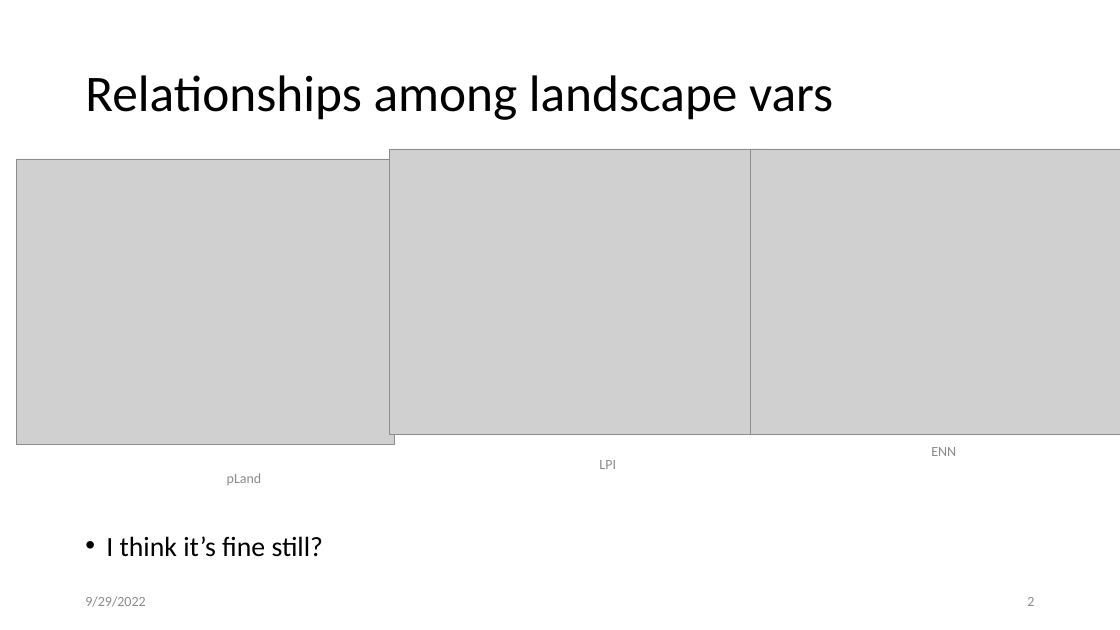
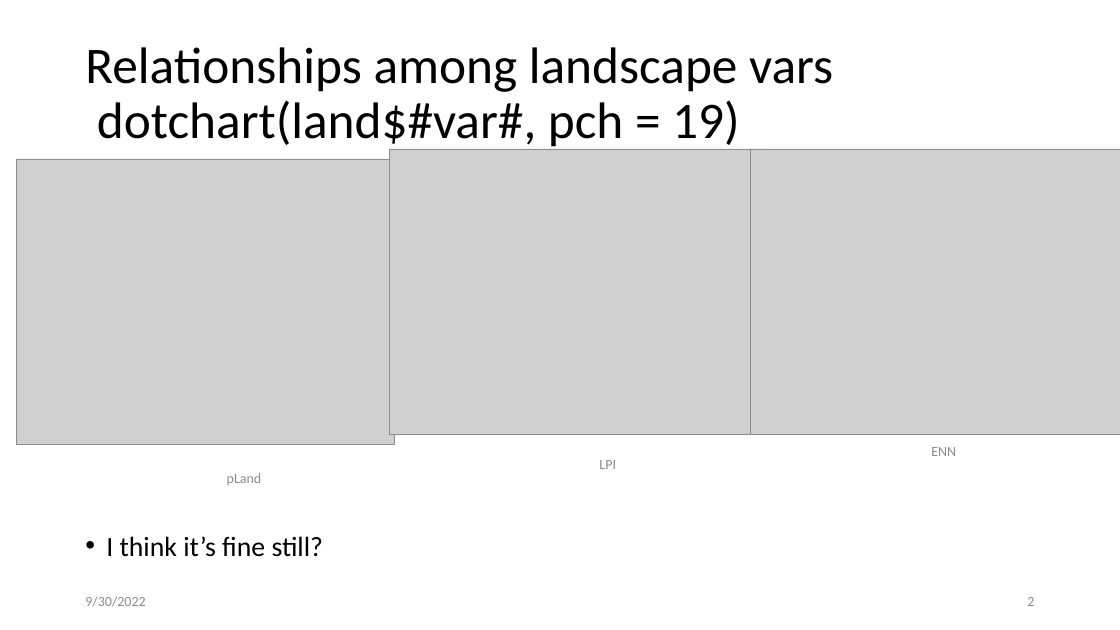
Before and after one commit to kiperry/Ohio_Bees, a slide deck: slide 2 of Changes I have made for local analysis.pptx. Drawn at 1120x630 pixels with LibreOffice and Linux fonts; fonts in the diff are those of the drawing; grey boxes stand for pictures. Boxes give left, top, right and bottom in pixels: in the first picture for what was removed or moved away, otherwise in the second. Text is boxed around its words. In the diff, an @@ line names an element or a change of style, - is before the commit and + after.

```diff
--- a/Changes I have made for local analysis.pptx
+++ b/Changes I have made for local analysis.pptx
@@ title at (85,47,833,151): text changed @@
-Relationships among landscape vars
+Relationships among landscape vars
+dotchart(land$#var#, pch = 19)
@@ text at (85,596,145,607): text changed @@
-9/29/2022
+9/30/2022
```
Also in this commit, not shown: 3 other slides changed.
